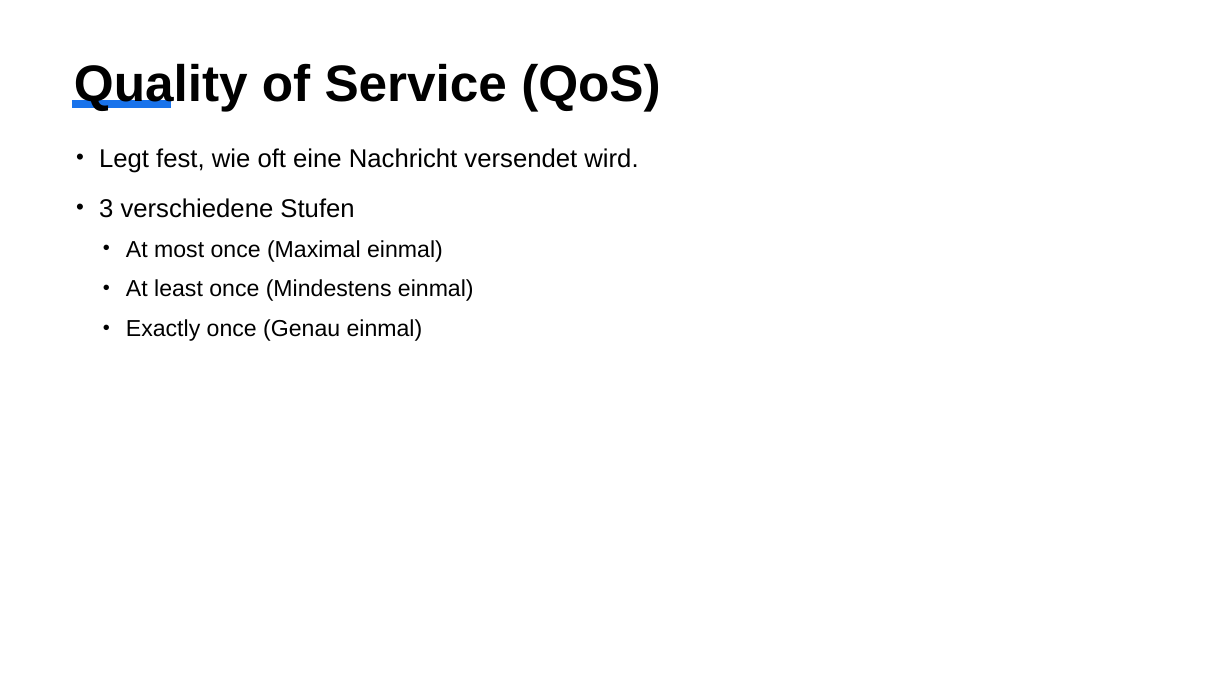
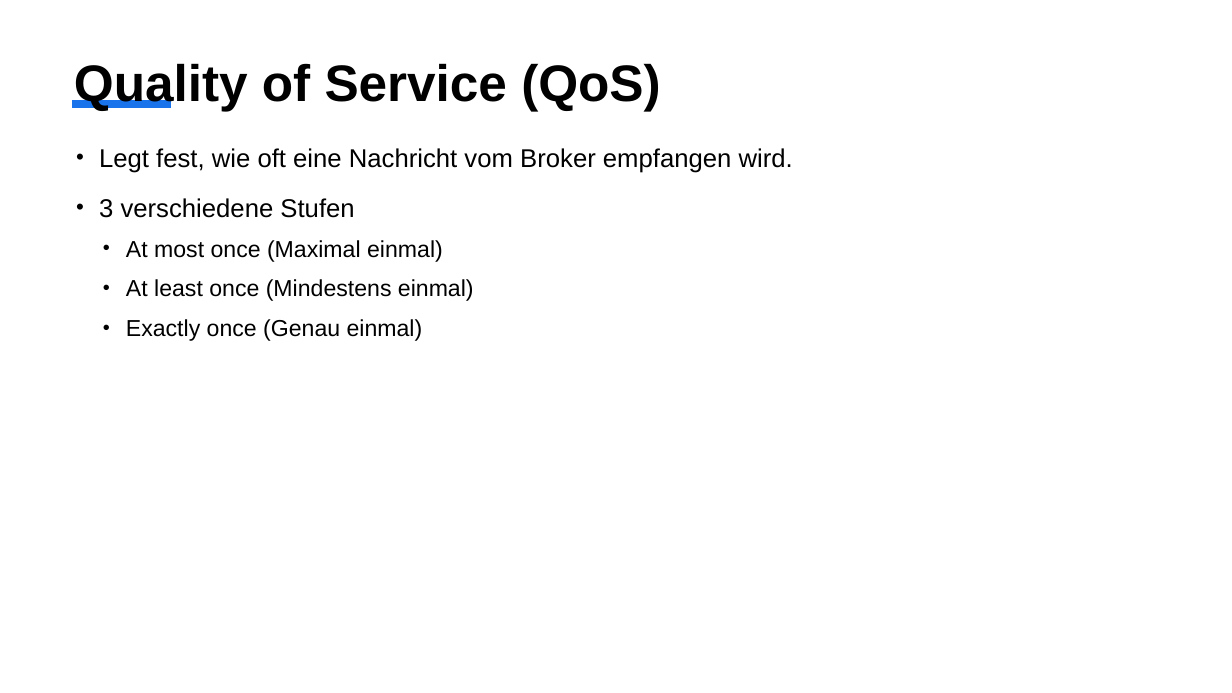
Before and after one commit to k-krauss/MQTT, a slide deck: slide 11 of Präsentation über IoT und MQTT.pptx. Drawn at 1232x693 pixels with LibreOffice and Linux fonts; fonts in the diff are those of the drawing. Boxes give left, top, right and bottom in pixels: in the first picture for what was removed or moved away, otherwise in the second. Text is boxed around its words. In the diff, an @@ line names an element or a change of style, - is before the commit and + after.

```diff
--- a/Präsentation über IoT und MQTT.pptx
+++ b/Präsentation über IoT und MQTT.pptx
@@ text at <box>99,148,793,173</box>: text changed @@
-• Legt fest, wie oft eine Nachricht versendet wird.
+• Legt fest, wie oft eine Nachricht vom Broker empfangen wird.
```
Also in this commit, not shown: 5 other slides changed, 1 slide added, 1 slide removed, 5 other files.
